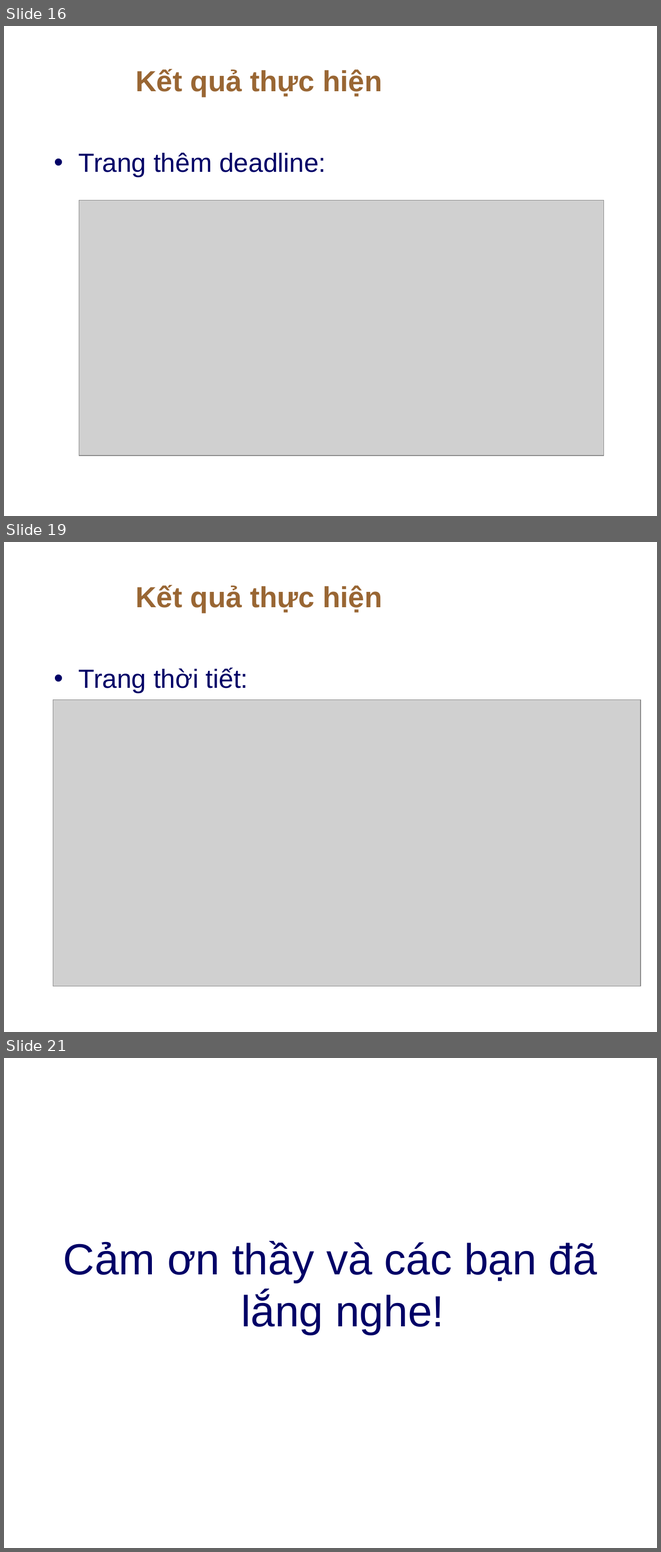
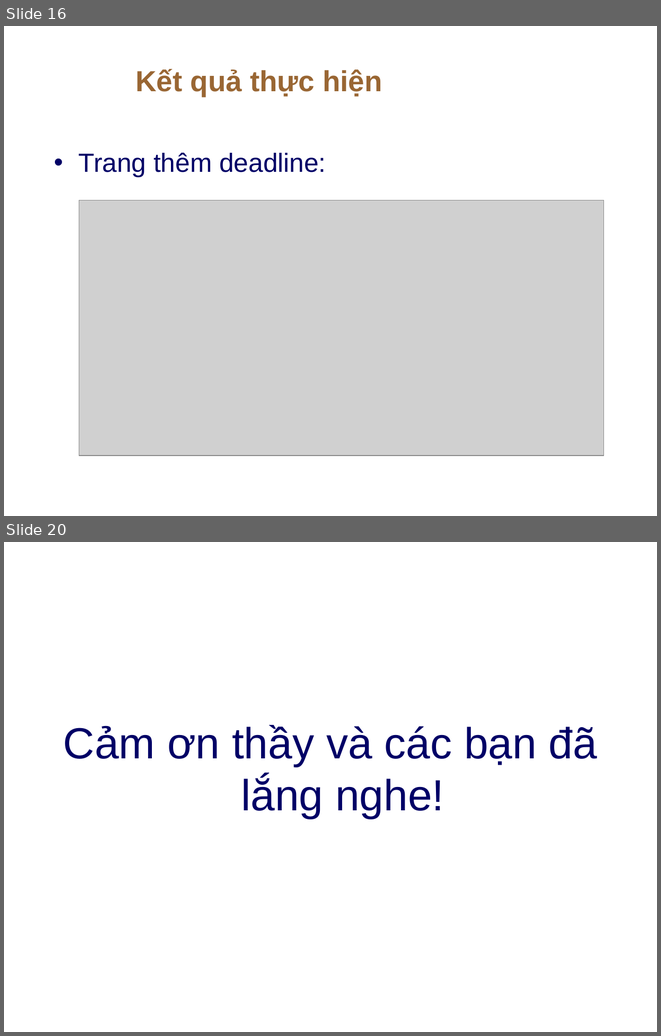
Before and after one commit to LuuHoangPhucB1906551/B1906551, a slide deck: ProjectCT449_B1906551_LuuHoangPhuc.pptx. Shown one above the other, each under a label of ours: slides 16, 19 and 21 before the commit, slides 16 and 20 after it; the slides between them are not shown. The pictures are 661x1552 and 661x1036 pixels, drawn with LibreOffice and Linux fonts; fonts in the diff are those of the drawing; grey boxes stand for pictures; background and template pictures are left out. Boxes give left, top, right and bottom in pixels: in the first picture for what was removed or moved away, otherwise in the second. Text is boxed around its words. In the diff, an @@ line names an element or a change of style, - is before the commit and + after.

```diff
--- a/ProjectCT449_B1906551_LuuHoangPhuc.pptx
+++ b/ProjectCT449_B1906551_LuuHoangPhuc.pptx
@@ slide 19 removed at bbox=[4, 542, 657, 1032], background picture (left out) @@
@@ title removed at bbox=[135, 585, 382, 612] @@
-Kết quả thực hiện
@@ text removed at bbox=[79, 668, 248, 693] @@
-• Trang thời tiết:
@@ picture removed at bbox=[53, 700, 641, 986] @@
@@ what was slide 21 is now slide 20 @@
```
Also in this commit, not shown: 7 slides changed.
